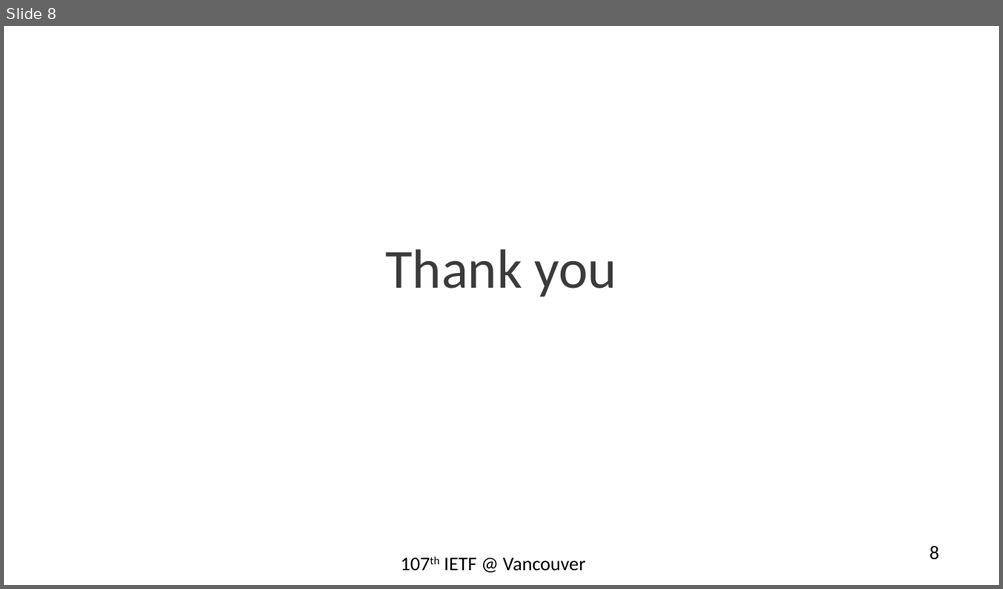
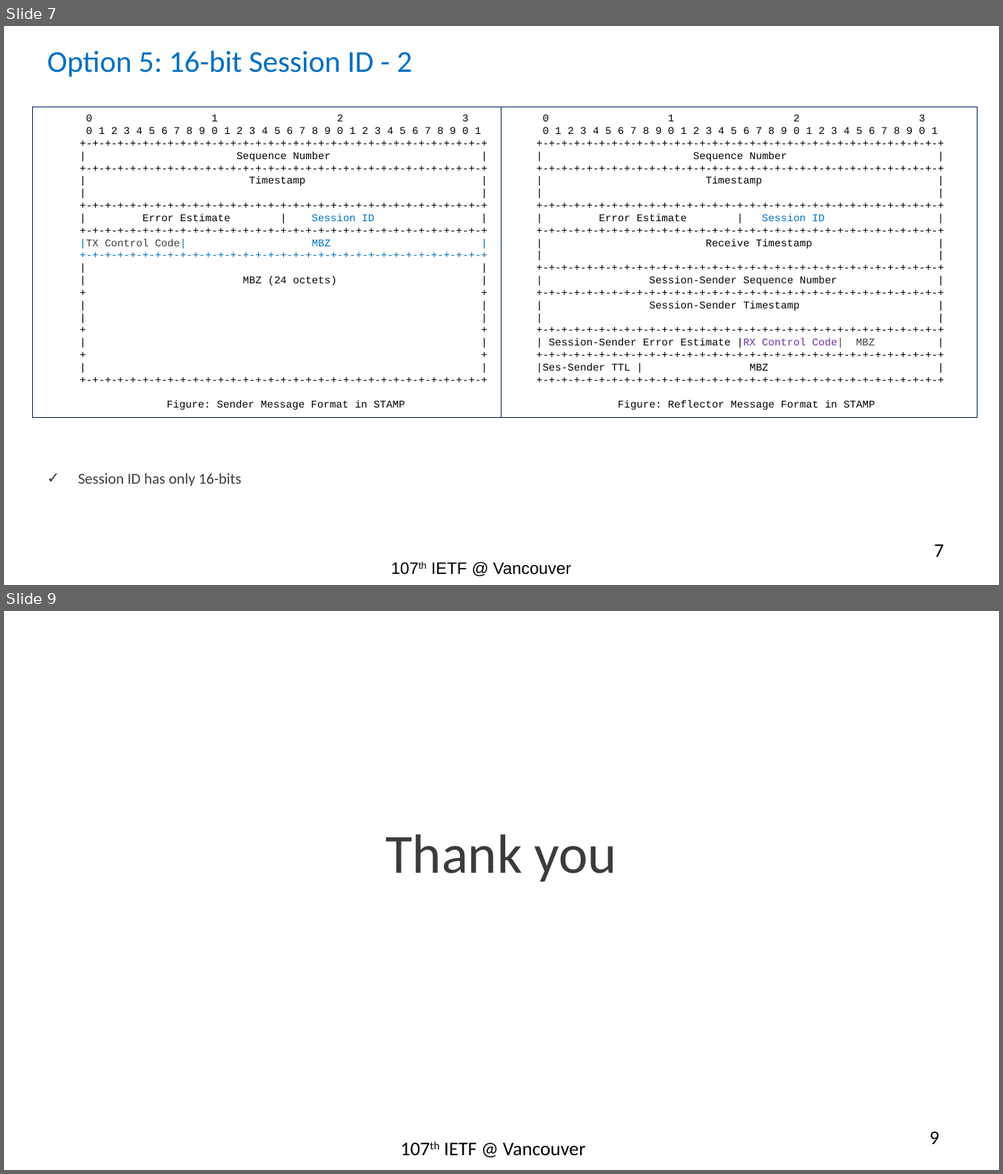
Before and after one commit to rakgandhi/ietf-public, a slide deck: ietf-stamp-session-id-rev1.pptx. Shown one above the other, each under a label of ours: slide 8 before the commit, slides 7 and 9 after it; the slides between them are not shown. The pictures are 1003x589 and 1003x1174 pixels, drawn with LibreOffice and Linux fonts; fonts in the diff are those of the drawing. Boxes give left, top, right and bottom in pixels: in the first picture for what was removed or moved away, otherwise in the second. Text is boxed around its words. In the diff, an @@ line names an element or a change of style, - is before the commit and + after.

```diff
--- a/ietf-stamp-session-id-rev1.pptx
+++ b/ietf-stamp-session-id-rev1.pptx
@@ slide 7 added at box(4, 26, 999, 585), background #FFFFFF @@
@@ title added at box(47, 50, 412, 77), 22 pt, text #0070C0 @@
+Option 5: 16-bit Session ID - 2
@@ rectangle added at box(33, 107, 501, 418), outline #002060 0.75 pt, 7.5 pt, text #000000 @@
+0 1 2 3
+0 1 2 3 4 5 6 7 8 9 0 1 2 3 4 5 6 7 8 9 0 1 2 3 4 5 6 7 8 9 0 1
++-+-+-+-+-+-+-+-+-+-+-+-+-+-+-+-+-+-+-+-+-+-+-+-+-+-+-+-+-+-+-+-+
+| Sequence Number |
++-+-+-+-+-+-+-+-+-+-+-+-+-+-+-+-+-+-+-+-+-+-+-+-+-+-+-+-+-+-+-+-+
+| Timestamp |
+| |
++-+-+-+-+-+-+-+-+-+-+-+-+-+-+-+-+-+-+-+-+-+-+-+-+-+-+-+-+-+-+-+-+
+| Error Estimate | Session ID |
++-+-+-+-+-+-+-+-+-+-+-+-+-+-+-+-+-+-+-+-+-+-+-+-+-+-+-+-+-+-+-+-+
+|TX Control Code| MBZ |
++-+-+-+-+-+-+-+-+-+-+-+-+-+-+-+-+-+-+-+-+-+-+-+-+-+-+-+-+-+-+-+-+
+| |
+| MBZ (24 octets) |
++ +
+| |
+| |
++ +
+| |
++ +
+| |
++-+-+-+-+-+-+-+-+-+-+-+-+-+-+-+-+-+-+-+-+-+-+-+-+-+-+-+-+-+-+-+-+
+Figure: Sender Message Format in STAMP
@@ rectangle added at box(501, 107, 976, 418), outline #002060 0.75 pt, 7.5 pt, text #000000 @@
+0 1 2 3
+0 1 2 3 4 5 6 7 8 9 0 1 2 3 4 5 6 7 8 9 0 1 2 3 4 5 6 7 8 9 0 1
++-+-+-+-+-+-+-+-+-+-+-+-+-+-+-+-+-+-+-+-+-+-+-+-+-+-+-+-+-+-+-+-+
+| Sequence Number |
++-+-+-+-+-+-+-+-+-+-+-+-+-+-+-+-+-+-+-+-+-+-+-+-+-+-+-+-+-+-+-+-+
+| Timestamp |
+| |
++-+-+-+-+-+-+-+-+-+-+-+-+-+-+-+-+-+-+-+-+-+-+-+-+-+-+-+-+-+-+-+-+
+| Error Estimate | Session ID |
++-+-+-+-+-+-+-+-+-+-+-+-+-+-+-+-+-+-+-+-+-+-+-+-+-+-+-+-+-+-+-+-+
+| Receive Timestamp |
+| |
++-+-+-+-+-+-+-+-+-+-+-+-+-+-+-+-+-+-+-+-+-+-+-+-+-+-+-+-+-+-+-+-+
+| Session-Sender Sequence Number |
++-+-+-+-+-+-+-+-+-+-+-+-+-+-+-+-+-+-+-+-+-+-+-+-+-+-+-+-+-+-+-+-+
+| Session-Sender Timestamp |
+| |
++-+-+-+-+-+-+-+-+-+-+-+-+-+-+-+-+-+-+-+-+-+-+-+-+-+-+-+-+-+-+-+-+
+| Session-Sender Error Estimate |RX Control Code| MBZ |
++-+-+-+-+-+-+-+-+-+-+-+-+-+-+-+-+-+-+-+-+-+-+-+-+-+-+-+-+-+-+-+-+
+|Ses-Sender TTL | MBZ |
++-+-+-+-+-+-+-+-+-+-+-+-+-+-+-+-+-+-+-+-+-+-+-+-+-+-+-+-+-+-+-+-+
+Figure: Reflector Message Format in STAMP
@@ text added at box(78, 473, 242, 487), 11 pt, text #3B3B3B @@
+✓ Session ID has only 16-bits
@@ page number added at box(933, 545, 943, 557), 14 pt, text #000000 @@
+7
@@ text added at box(431, 562, 571, 575), 12 pt, text #000000 @@
+107th IETF @ Vancouver
@@ what was slide 8 is now slide 9 @@
@@ page number at box(929, 1132, 939, 1145): text changed @@
-8
+9
```
Also in this commit, not shown: 7 slides changed, 1 other file.
